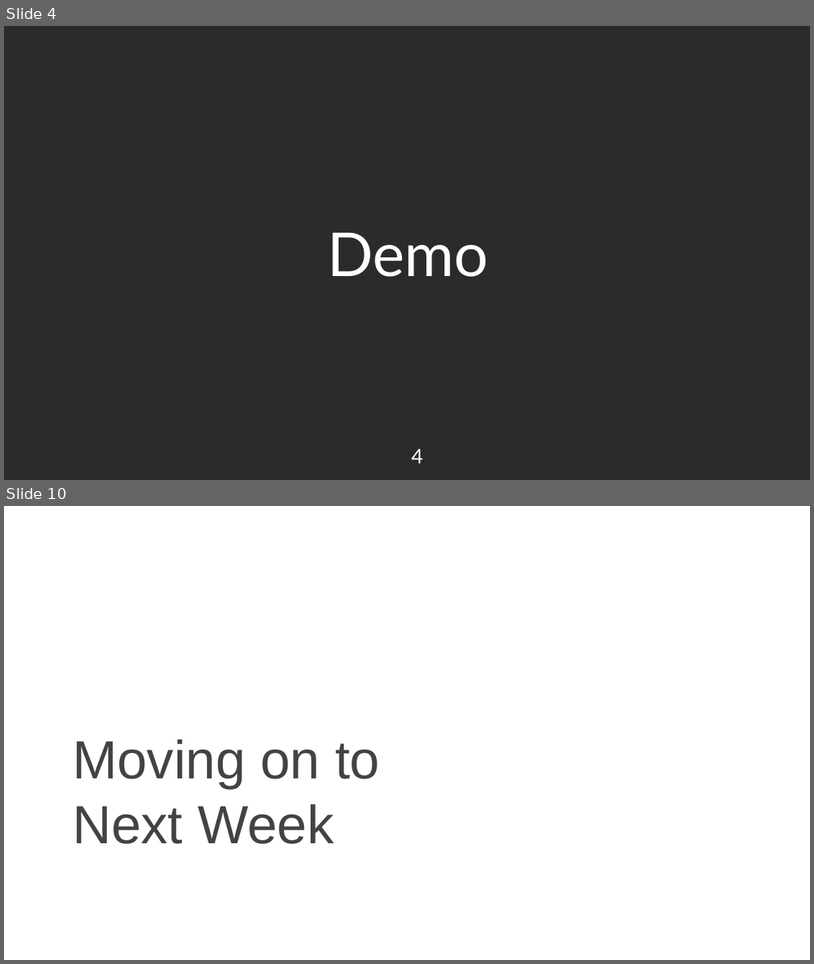
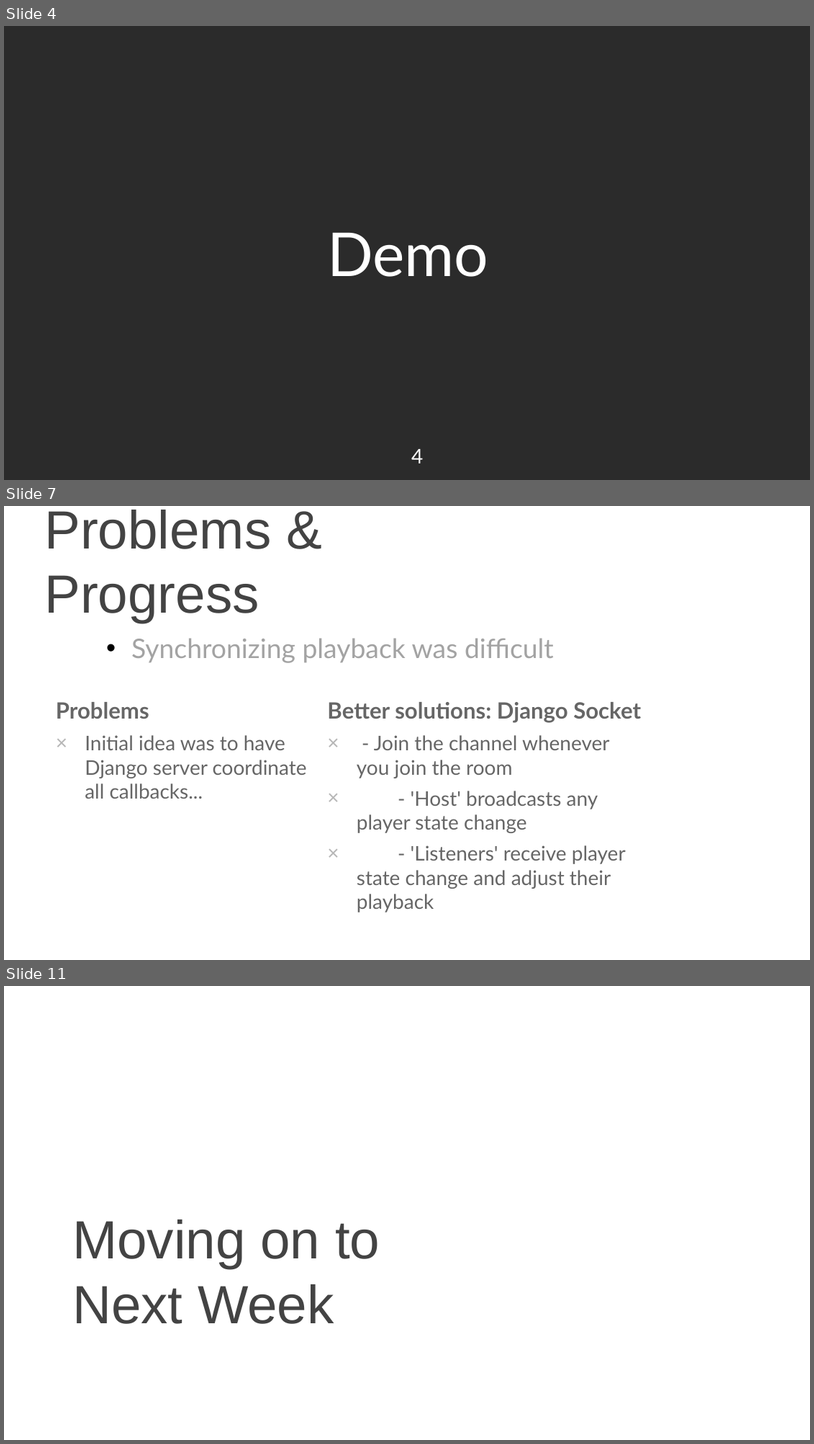
Before and after one commit to nkjack/17437-hot-pot-music-share, a slide deck: sprint-presentations/1119_WebApp_presentation.pptx. Shown one above the other, each under a label of ours: slides 4 and 10 before the commit, slides 4, 7 and 11 after it; the slides between them are not shown. The pictures are 814x964 and 814x1444 pixels, drawn with LibreOffice and Linux fonts; fonts in the diff are those of the drawing; background and template pictures are left out; a plain dark background stands for a picture behind light text. Boxes give left, top, right and bottom in pixels: in the first picture for what was removed or moved away, otherwise in the second. Text is boxed around its words. In the diff, an @@ line names an element or a change of style, - is before the commit and + after.

```diff
--- a/sprint-presentations/1119_WebApp_presentation.pptx
+++ b/sprint-presentations/1119_WebApp_presentation.pptx
@@ slide 7 added at (4,506,810,960), background picture (left out) @@
@@ title added at (44,510,271,623), 48 pt, text #434343 @@
+Problems & Progress
@@ text added at (131,638,554,663), 24 pt, text #A3A3A3 @@
+• Synchronizing playback was difficult
@@ text added at (56,702,307,798), 18 pt, text #666666 @@
+Problems
+× Initial idea was to have Django server coordinate all callbacks...
@@ text added at (327,702,641,912), 18 pt, text #666666 @@
+Better solutions: Django Socket
+× - Join the channel whenever you join the room
+× - 'Host' broadcasts any player state change
+× - 'Listeners' receive player state change and adjust their playback
@@ page number added at (751,918,800,952), 18 pt, text #FFFFFF @@
+7
@@ what was slide 10 is now slide 11 @@
```
Also in this commit, not shown: 4 slides changed, 4 other slides added, 4 slides removed, 5 other files.
